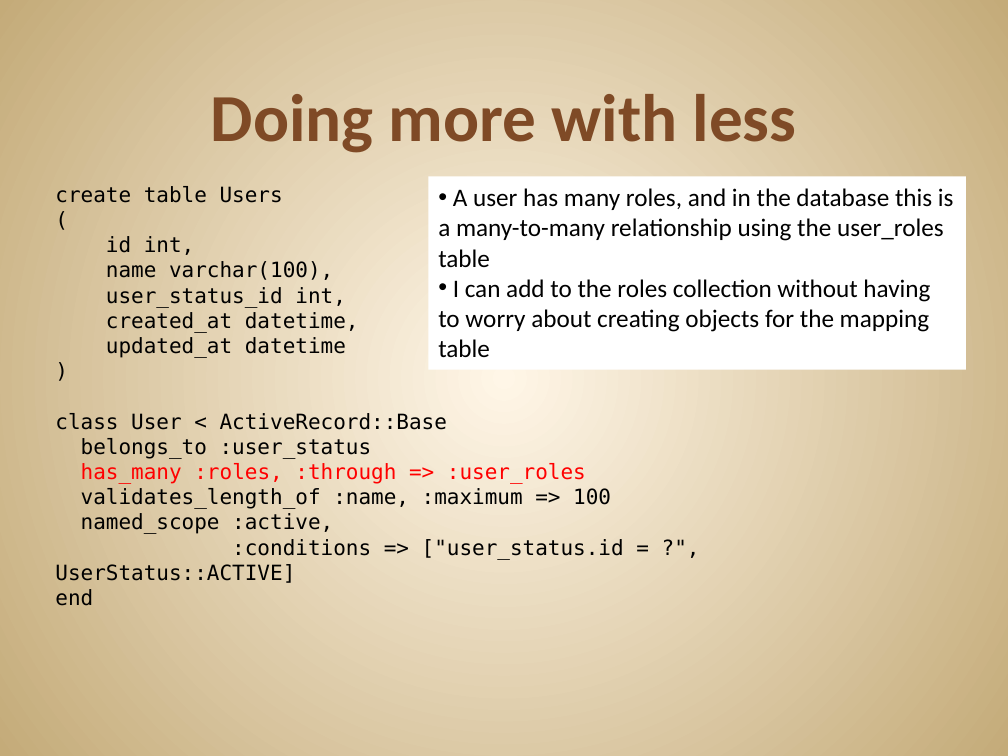
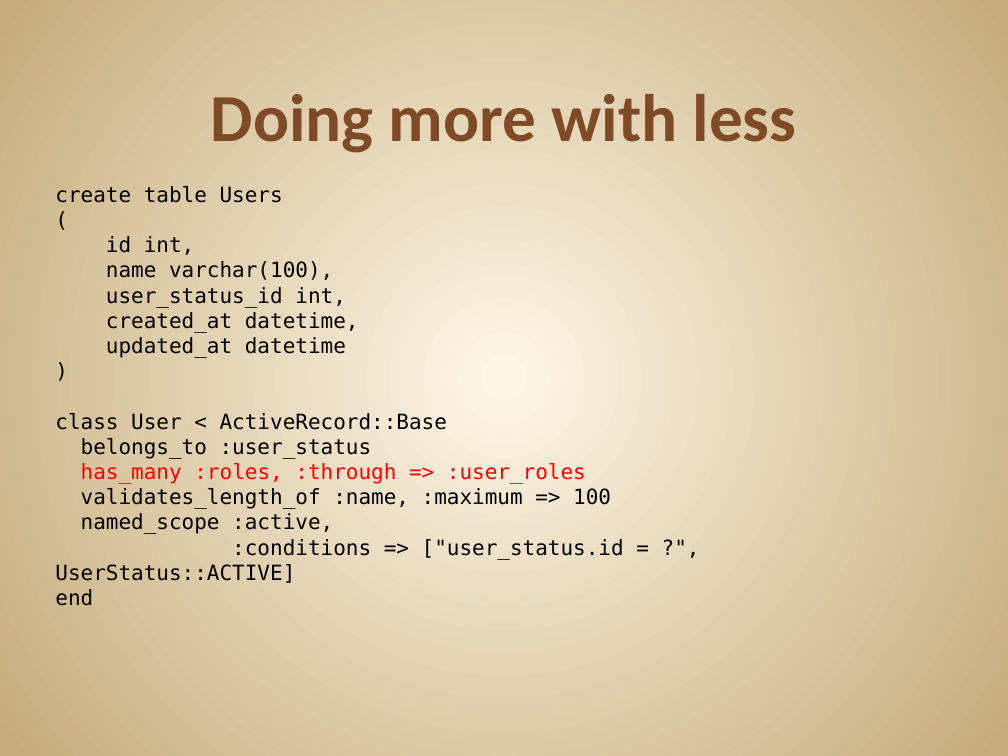
Before and after one commit to JonKruger/ruby-codemash, a slide deck: slide 18 of ruby-codemash.pptx (slide 17 before the commit). Drawn at 1008x756 pixels with LibreOffice and Linux fonts; fonts in the diff are those of the drawing. Boxes give left, top, right and bottom in pixels: in the first picture for what was removed or moved away, otherwise in the second. Text is boxed around its words. In the diff, an @@ line names an element or a change of style, - is before the commit and + after.

```diff
--- a/ruby-codemash.pptx
+++ b/ruby-codemash.pptx
@@ rectangle removed at <box>428,176,966,370</box> @@
-• A user has many roles, and in the database this is a many-to-many relationship using the user_roles table
-• I can add to the roles collection without having to worry about creating objects for the mapping table
```
Also in this commit, not shown: 4 other slides changed, 2 slides added, 1 other file.
